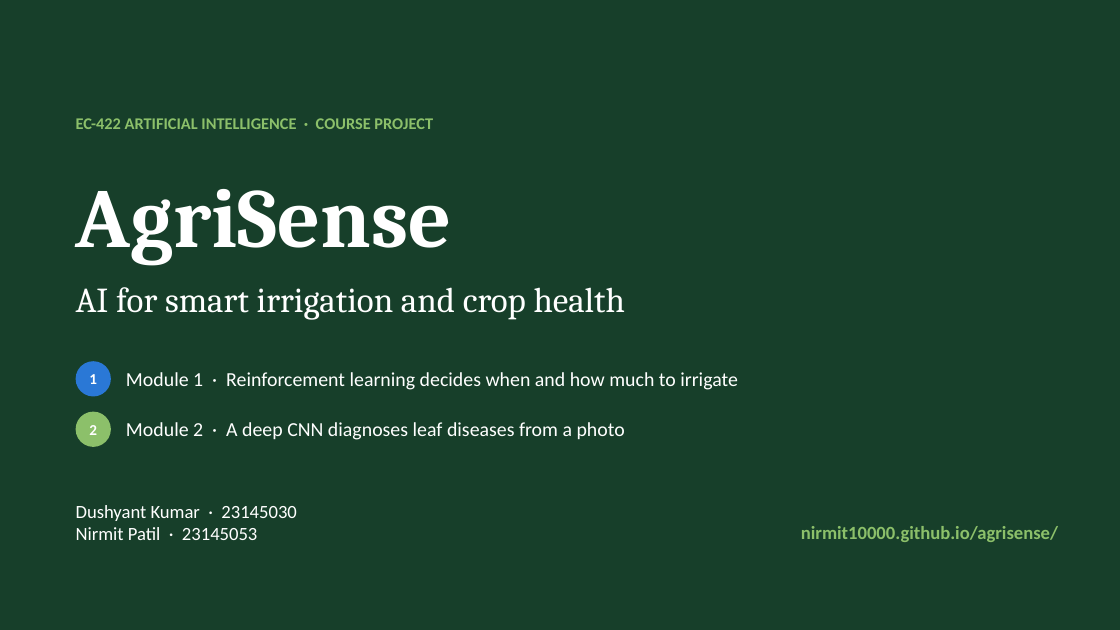
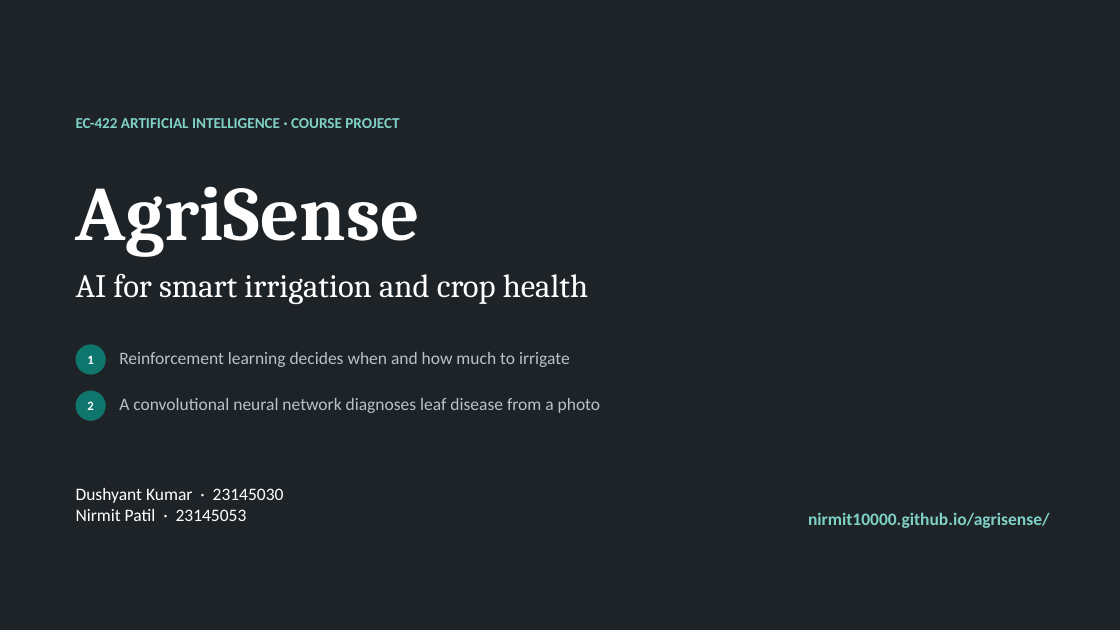
Before and after one commit to nirmit10000/agrisense, a slide deck: slide 1 of docs/AgriSense_Presentation.pptx. Drawn at 1120x630 pixels with LibreOffice and Linux fonts; fonts in the diff are those of the drawing. Boxes give left, top, right and bottom in pixels: in the first picture for what was removed or moved away, otherwise in the second. Text is boxed around its words. In the diff, an @@ line names an element or a change of style, - is before the commit and + after.

```diff
--- a/docs/AgriSense_Presentation.pptx
+++ b/docs/AgriSense_Presentation.pptx
@@ background #173F2A to #1E2328 @@
@@ text "EC-422 ARTIFICIAL INTELLIGENCE · COURSE ..." at bbox=[76, 118, 399, 128]: size 14 to 13 pt, text colour #8CC06A to #7FD1C6 @@
@@ text "AgriSense" at bbox=[76, 186, 421, 257]: size 72 to 66 pt @@
@@ text "AI for smart irrigation and ...": place and size @@
-text "AI for smart irrigation and ..." at bbox=[76, 287, 625, 319]
+text "AI for smart irrigation and ..." at bbox=[76, 274, 588, 304]
@@ text "AI for smart irrigation and ..." at bbox=[76, 274, 588, 304]: size 30 to 28 pt @@
@@ ellipse "1": place and size @@
-ellipse "1" at bbox=[76, 361, 111, 397]
+ellipse "1" at bbox=[76, 344, 106, 375]
@@ ellipse "1" at bbox=[76, 344, 106, 375]: size 13 to 11 pt; fill #2A78D6 to #0F766E @@
@@ text at bbox=[119, 352, 570, 367]: text changed; size 17 to 15 pt; text colour #FFFFFF to #B8C2C8 @@
-Module 1 · Reinforcement learning decides when and how much to irrigate
+Reinforcement learning decides when and how much to irrigate
@@ ellipse "2": place and size @@
-ellipse "2" at bbox=[76, 412, 111, 447]
+ellipse "2" at bbox=[76, 391, 106, 421]
@@ ellipse "2" at bbox=[76, 391, 106, 421]: size 13 to 11 pt; fill #8CC06A to #0F766E @@
@@ text at bbox=[119, 398, 601, 413]: text changed; size 17 to 15 pt; text colour #FFFFFF to #B8C2C8 @@
-Module 2 · A deep CNN diagnoses leaf diseases from a photo
+A convolutional neural network diagnoses leaf disease from a photo
@@ text "Dushyant Kumar · 23145030": place and size @@
-text "Dushyant Kumar · 23145030" at bbox=[76, 505, 296, 540]
+text "Dushyant Kumar · 23145030" at bbox=[76, 488, 284, 521]
@@ text "Dushyant Kumar · 23145030" at bbox=[76, 488, 284, 521]: size 16 to 15 pt @@
@@ text "nirmit10000.github.io/agrisense/": place and size @@
-text "nirmit10000.github.io/agrisense/" at bbox=[801, 526, 1058, 542]
+text "nirmit10000.github.io/agrisense/" at bbox=[808, 512, 1050, 528]
@@ text "nirmit10000.github.io/agrisense/" at bbox=[808, 512, 1050, 528]: size 16 to 15 pt, text colour #8CC06A to #7FD1C6 @@
```
Also in this commit, not shown: 1 other slide changed, 9 slides added, 22 slides removed, 4 other files.
